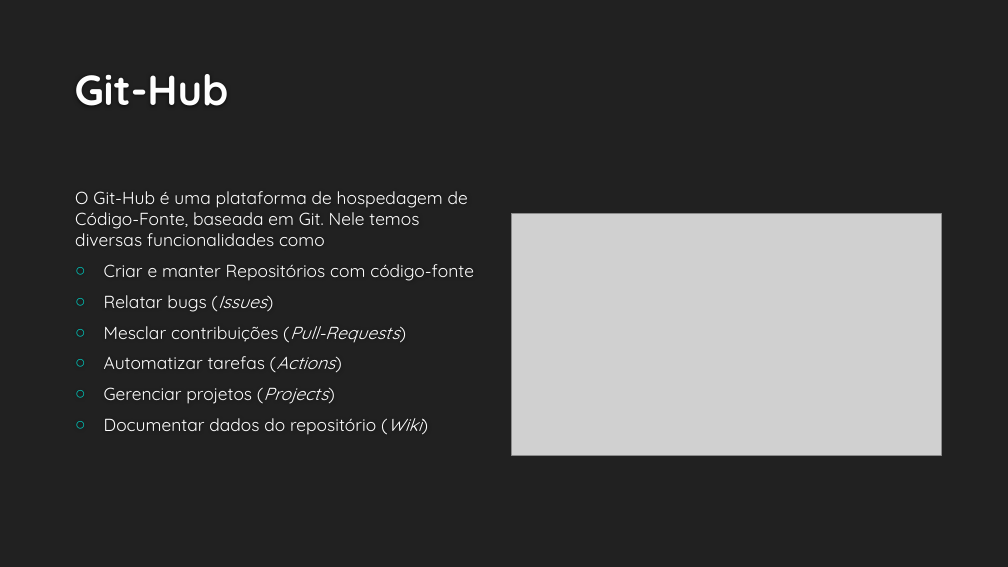
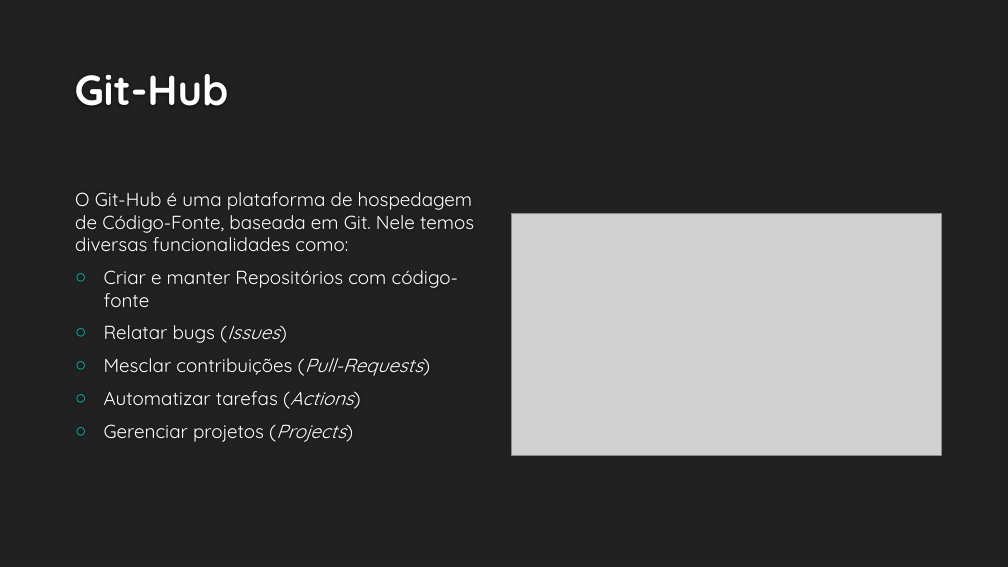
Before and after one commit to RecodeJr/GitHub-Professional, a slide deck: slide 8 of Git-GitHub/Git & Git-Hub – Aprimorando o conhecimento.pptx. Drawn at 1008x567 pixels with LibreOffice and Linux fonts; fonts in the diff are those of the drawing; grey boxes stand for pictures; background and template pictures are left out. Boxes give left, top, right and bottom in pixels: in the first picture for what was removed or moved away, otherwise in the second. Text is boxed around its words. In the diff, an @@ line names an element or a change of style, - is before the commit and + after.

Commit message:
§ Git-Hub §

```diff
--- a/Git-GitHub/Git & Git-Hub – Aprimorando o conhecimento.pptx
+++ b/Git-GitHub/Git & Git-Hub – Aprimorando o conhecimento.pptx
@@ text at [75,192,474,251]: text changed; size 16.6 to 18 pt @@
-O Git-Hub é uma plataforma de hospedagem de Código-Fonte, baseada em Git. Nele temos diversas funcionalidades como
+O Git-Hub é uma plataforma de hospedagem de Código-Fonte, baseada em Git. Nele temos diversas funcionalidades como:
@@ text at [104,270,458,442]: size 16.6 to 18 pt in "Criar e manter Repositórios com código-fonte", "Relatar bugs (Issues)", "Mesclar contribuições (Pull-Requests)", "Automatizar tarefas (Actions)" and 1 more places @@
@@ text at [104,418,422,435]: paragraph removed @@
-○ Documentar dados do repositório (Wiki)
```
Also in this commit, not shown: 3 other slides changed, 4 slides added.
